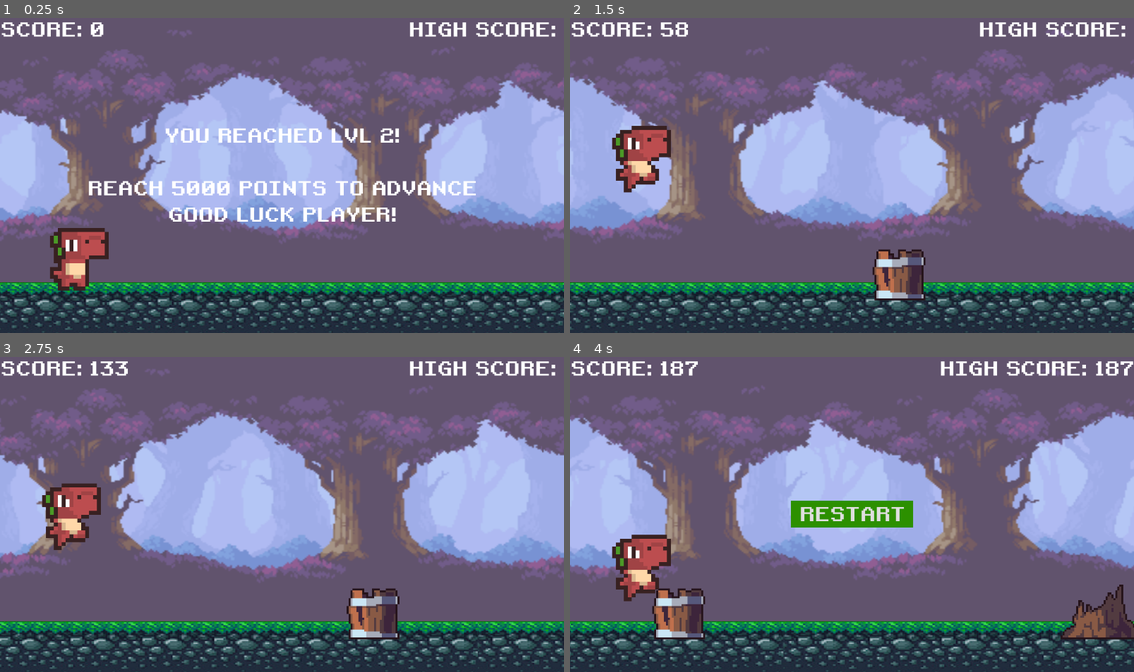
Above: before the commit, frames 1-4 (two rows, left to right).
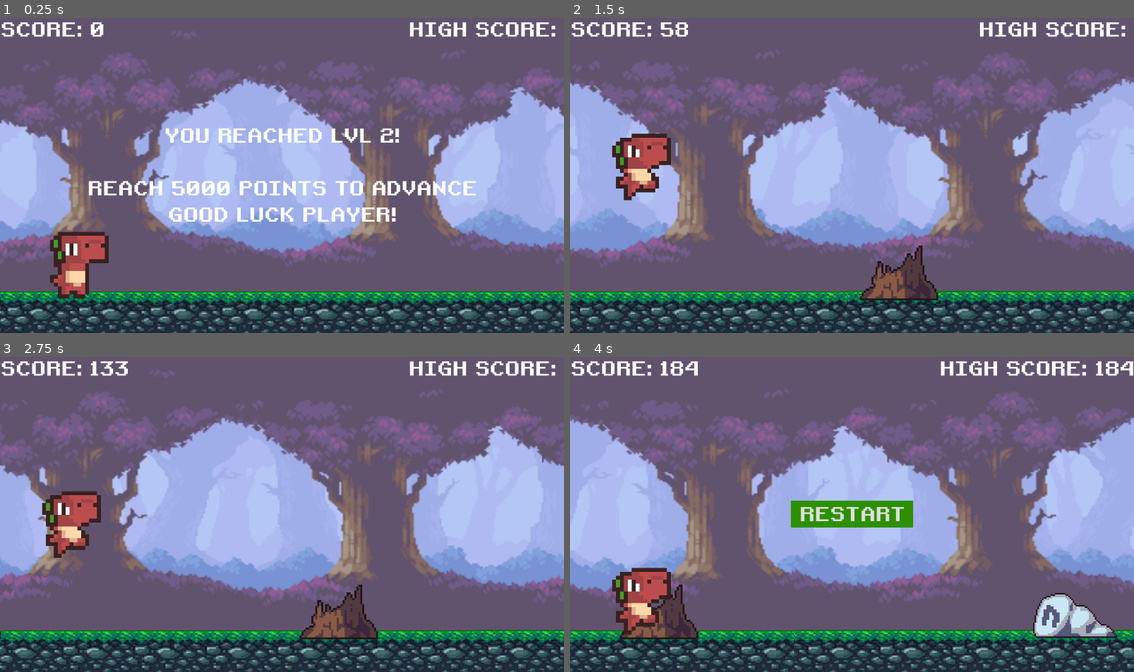
Above: after the commit, the same moments.

Repository: teachermanjeff/redplatformer2025
Game: Godot game, scene res://scenes/lvl2.tscn
Two runs of this game, one before a commit and one after it. Both use one fixed random seed, a clock stepped at 60 frames per second and the inputs below. This scene is started directly instead of the project's main scene.
Inputs:
- Up to frame 1 (0.25 s): no input
- Up to frame 2 (1.5 s): tap Enter (ui_accept) at 0.5 s; hold Space (jump) 0.53-1.28 s; tap Space (jump) at 1.35 s
- Up to frame 3 (2.75 s): tap Space (jump) at 1.52, 1.82 s; hold Down (ui_down) from 2.03 s (still down); hold Space (jump) from 2.03 s (still down)
- Up to frame 4 (4 s): release Down (ui_down) at 2.78 s; release Space (jump) at 2.78 s; tap Space (jump) at 2.85, 3.02, 3.32 s; hold Space (jump) from 3.53 s (still down)

The runs differ from the first frame. In frame 1, 28% of the frame differs, in the area x 0-100%, y 4-100%; in frame 2, 30%; in frame 3, 31%; in frame 4, 36%, in the area x 0-100%, y 1-100%.

Commit message:
fixed objects from clipping into the ground

Diff:
--- a/scenes/barrel.tscn
+++ b/scenes/barrel.tscn
@@ -3,7 +3,7 @@
 [ext_resource type="Texture2D" uid="uid://c2na8iq62xim6" path="res://assets/imgs/obstacles/barrel.png" id="1_4t56u"]
 
 [sub_resource type="RectangleShape2D" id="RectangleShape2D_4q30l"]
-size = Vector2(99, 104)
+size = Vector2(99, 97)
 
 [node name="Barrel" type="Area2D"]
 
@@ -13,5 +13,5 @@
 texture = ExtResource("1_4t56u")
 
 [node name="CollisionShape2D" type="CollisionShape2D" parent="."]
-position = Vector2(-4.5, 0)
+position = Vector2(-4.5, 3.5)
 shape = SubResource("RectangleShape2D_4q30l")
--- a/scenes/dino.tscn
+++ b/scenes/dino.tscn
@@ -1,8 +1,7 @@
-[gd_scene load_steps=24 format=3 uid="uid://bhtein0chknfn"]
+[gd_scene load_steps=23 format=3 uid="uid://bhtein0chknfn"]
 
 [ext_resource type="Texture2D" uid="uid://c525jycvvecyd" path="res://assets/imgs/mort.png" id="1_0g0lj"]
 [ext_resource type="Script" uid="uid://bh8x165i5lie4" path="res://scenes/dino.gd" id="1_1stpw"]
-[ext_resource type="AudioStream" path="res://sound/jump.wav" id="2_60go1"]
 
 [sub_resource type="AtlasTexture" id="AtlasTexture_yd527"]
 atlas = ExtResource("1_0g0lj")
@@ -172,5 +171,4 @@
 shape = SubResource("RectangleShape2D_t1b5m")
 
 [node name="JumpSound" type="AudioStreamPlayer" parent="."]
-stream = ExtResource("2_60go1")
 volume_db = -25.0
--- a/scenes/lvl2.tscn
+++ b/scenes/lvl2.tscn
@@ -17,7 +17,7 @@
 [sub_resource type="RectangleShape2D" id="RectangleShape2D_tefeu"]
 size = Vector2(9e+08, 900)
 
-[node name="Main" type="Node"]
+[node name="Main2" type="Node"]
 script = ExtResource("1_nb5j2")
 
 [node name="Bg" parent="." instance=ExtResource("2_r7wj8")]
@@ -27,41 +27,41 @@
 texture = null
 
 [node name="Sprite2D" parent="Bg/ParallaxLayer" index="0"]
-scale = Vector2(3.6, 3.06667)
+scale = Vector2(3.68125, 3.25)
 texture = ExtResource("3_hnnuc")
 
 [node name="Sprite2D" parent="Bg/ParallaxLayer2" index="0"]
 texture = null
 
 [node name="Sprite2D" parent="Bg/ParallaxLayer3" index="0"]
-scale = Vector2(3.61875, 3.06111)
+scale = Vector2(3.71563, 3.27222)
 texture = ExtResource("4_c8sub")
 
 [node name="Sprite2D" parent="Bg/ParallaxLayer4" index="0"]
-scale = Vector2(3.62812, 3.04444)
+scale = Vector2(3.70937, 3.36111)
 texture = ExtResource("5_hva3n")
 
 [node name="Ground" parent="." instance=ExtResource("3_g6uqv")]
 
 [node name="Sprite2D" parent="Ground" index="0"]
-position = Vector2(-1, 544)
-scale = Vector2(2.6697, 1.68056)
+position = Vector2(-14, 563)
+scale = Vector2(2.66059, 1.65278)
 texture = ExtResource("7_c8sub")
 
 [node name="CollisionShape2D" parent="Ground" index="1"]
-position = Vector2(1318, 1196)
+position = Vector2(1145, 611)
 
 [node name="CollisionShape2D2" type="CollisionShape2D" parent="Ground"]
-position = Vector2(894, 1157)
+position = Vector2(1144, 615)
 shape = SubResource("RectangleShape2D_te2nw")
 
 [node name="CollisionShape2D3" type="CollisionShape2D" parent="Ground"]
-position = Vector2(1148, 595)
+position = Vector2(1126, 613)
 shape = SubResource("RectangleShape2D_te2nw")
 
 [node name="Sprite2D2" type="Sprite2D" parent="Ground"]
-position = Vector2(1740, 604.375)
-scale = Vector2(2.6697, 1.68403)
+position = Vector2(1734, 622.188)
+scale = Vector2(2.68337, 1.66146)
 texture = ExtResource("7_c8sub")
 
 [node name="Dino" parent="." instance=ExtResource("4_hnnuc")]
--- a/scenes/rock.tscn
+++ b/scenes/rock.tscn
@@ -1,14 +1,15 @@
 [gd_scene load_steps=2 format=3 uid="uid://ta0webu32dxh"]
 
-[ext_resource type="Texture2D" uid="uid://dkw6thaio0hfe" path="res://assets/img/obstacles/rock.png" id="1_ouryw"]
+[ext_resource type="Texture2D" uid="uid://dkw6thaio0hfe" path="res://assets/imgs/obstacles/rock.png" id="1_ouryw"]
 
 [node name="Rock" type="Area2D"]
 
 [node name="Sprite2D" type="Sprite2D" parent="."]
 texture_filter = 1
-scale = Vector2(3, 3)
+position = Vector2(0, -2)
+scale = Vector2(3, 3.06667)
 texture = ExtResource("1_ouryw")
 
 [node name="CollisionPolygon2D" type="CollisionPolygon2D" parent="."]
 scale = Vector2(3, 3)
-polygon = PackedVector2Array(-6, -14.3333, 29, 14.3333, -28.5, 15, -22.3333, -13.3333)
+polygon = PackedVector2Array(-6.33333, -10.3333, 24, 12, -28.5, 15, -20.6667, -10)
--- a/scenes/stump.tscn
+++ b/scenes/stump.tscn
@@ -1,6 +1,6 @@
 [gd_scene load_steps=2 format=3 uid="uid://btdxpemlmwebw"]
 
-[ext_resource type="Texture2D" uid="uid://ca01iuenpdkvj" path="res://assets/img/obstacles/stump.png" id="1_u7kpv"]
+[ext_resource type="Texture2D" uid="uid://ca01iuenpdkvj" path="res://assets/imgs/obstacles/stump.png" id="1_u7kpv"]
 
 [node name="Stump" type="Area2D"]
 
@@ -11,4 +11,4 @@
 
 [node name="CollisionPolygon2D" type="CollisionPolygon2D" parent="."]
 scale = Vector2(4, 4)
-polygon = PackedVector2Array(20, 14, -20, 14, -10.5, -5.75, -2.25, -1.25, 10.5, -13.5)
+polygon = PackedVector2Array(17.25, 13.5, -20, 14, -10.5, -5.75, -2.25, -1.25, 10.5, -13.5)
